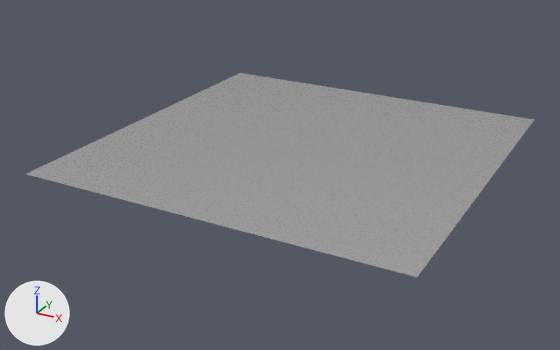
One commit to the Blender file WeaponRender.blend: the scene before it, then after it.
Camera for both pictures: a 50 mm lens placed at (184.0, -361.0, 158.0), pointed at (-7.0, -13.0, -16.0). The lights are fixed; the arrows at lower left show +X, +Y and +Z. The same objects are shown in both versions, whatever each file hides.

Before the edit, the objects in view are built like this:
```python
me_plane_001 = bpy.data.meshes.new('Plane.001')
me_plane_001.from_pydata([(-1.0, -1.0, 0.0), (1.0, -1.0, 0.0), (-1.0, 1.0, 0.0), (1.0, 1.0, 0.0)], [], [(0, 1, 3, 2)])
me_plane_001.materials.append(mat_material)
ob_plane = bpy.data.objects.new('Plane', me_plane_001)
ob_plane.location = (0.0, 0.0, -0.3)
ob_plane.scale = (105.0, 105.0, 105.0)
```
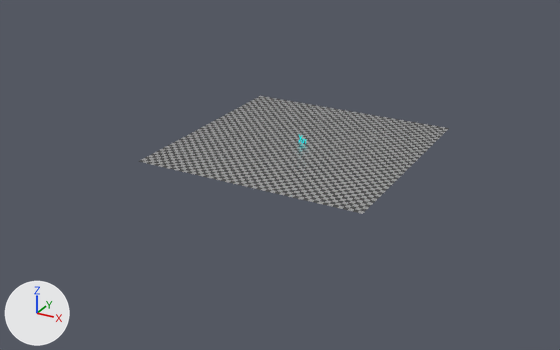
Boxes [x1, y1, x2, y2] around the edits, measured in the pictures (560 x 350 px):
'Plane', recoloured, moved, rescaled (39% narrower, 42% shorter): before [27, 73, 534, 277]; after [138, 96, 449, 214]

What changed in the scene script:
```text
Add mat_material_003:
    mat_material_003 = bpy.data.materials.new('Material.003')
    mat_material_003.use_nodes = True; mat_material_003.node_tree.nodes.clear()
    _N = mat_material_003.node_tree.nodes; _L = mat_material_003.node_tree.links
    n0 = _N.new('ShaderNodeOutputMaterial'); n0.name = 'Material Output'
    n1 = _N.new('ShaderNodeBsdfAnisotropic'); n1.name = 'Glossy BSDF'
    n1.distribution = 'GGX'
    n1.inputs[1].default_value = 0.316  # 'Roughness'
    n2 = _N.new('ShaderNodeTexChecker'); n2.name = 'Checker Texture'
    n2.inputs[3].default_value = 50.0  # 'Scale'
    _L.new(n2.outputs[0], n1.inputs[0])  # 'Color' to 'Color'
    _L.new(n1.outputs[0], n0.inputs[0])  # 'BSDF' to 'Surface'
Change me_plane_001:
    where me_plane_001.from_pydata(...)  # 4 vertices, 1 face; spans x -1.0..1.0, y -1.0..1.0, z 0.0
    remove me_plane_001.materials.append(mat_material)
    add me_plane_001.materials.append(mat_material_003)
Change ob_plane:
    ob_plane.location: (0.0, 0.0, -0.3) -> (0.0, 0.0, 0.0)
    ob_plane.scale: (105.0, 105.0, 105.0) -> (64.3, 64.3, 64.3)
```
